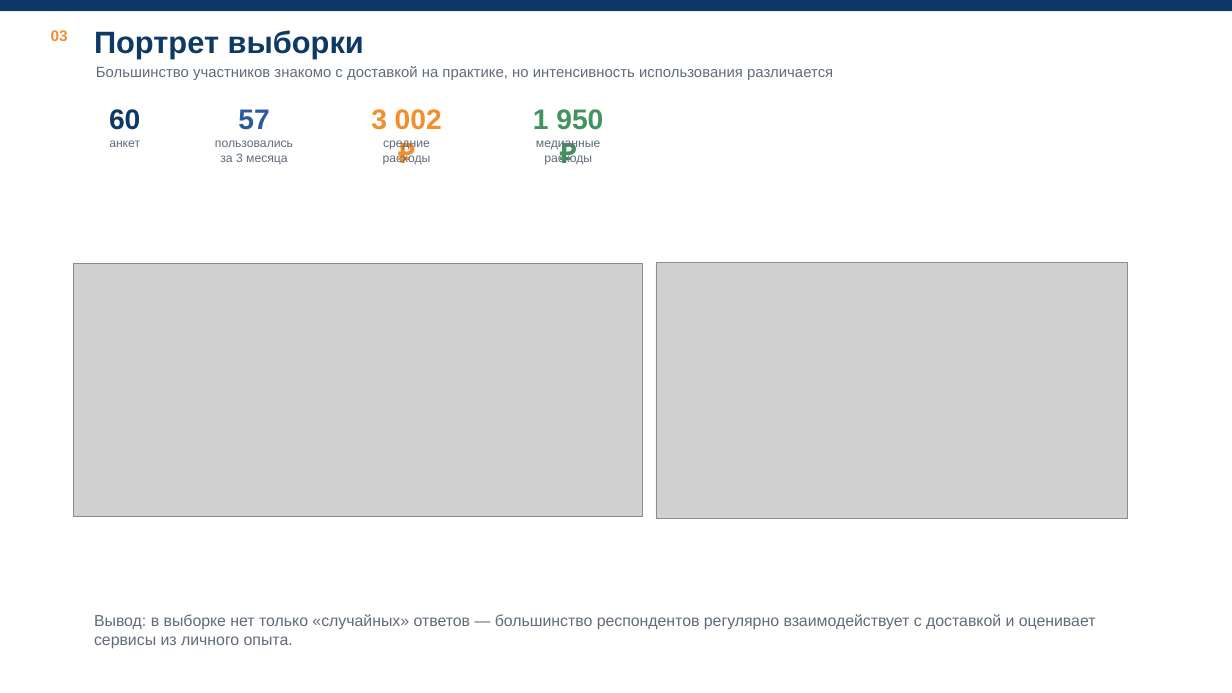
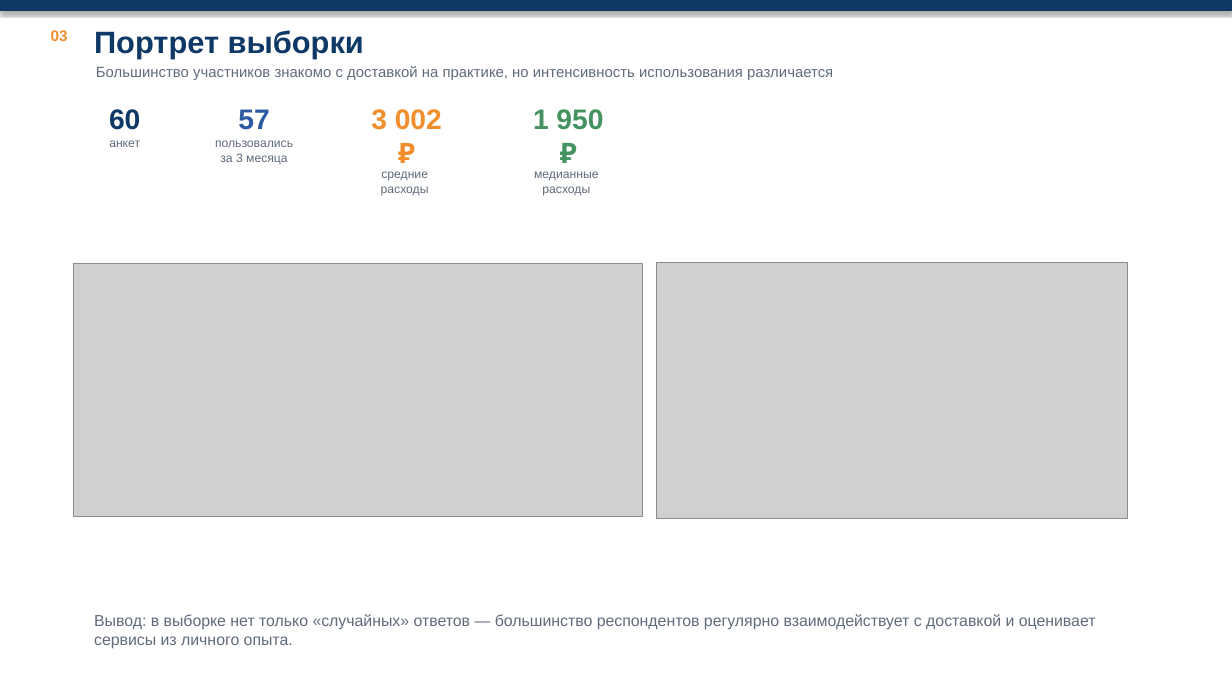
Before and after one commit to Echways/SPoI, a slide deck: slide 3 of lab-3/presentation/Presentation.pptx. Drawn at 1232x693 pixels with LibreOffice and Linux fonts; fonts in the diff are those of the drawing; grey boxes stand for pictures; background and template pictures are left out. Boxes give left, top, right and bottom in pixels: in the first picture for what was removed or moved away, otherwise in the second. Text is boxed around its words. In the diff, an @@ line names an element or a change of style, - is before the commit and + after.

```diff
--- a/lab-3/presentation/Presentation.pptx
+++ b/lab-3/presentation/Presentation.pptx
@@ rectangle at box(0, 0, 1232, 11): shadow on @@
@@ rectangle added at box(0, 0, 1232, 693), fill #FFFFFF @@
@@ text "средние расходы": place and size @@
-text "средние расходы" at box(383, 140, 431, 165)
+text "средние расходы" at box(381, 171, 429, 196)
@@ text "медианные расходы": place and size @@
-text "медианные расходы" at box(536, 140, 600, 165)
+text "медианные расходы" at box(534, 171, 598, 196)
```
Also in this commit, not shown: 9 other slides changed.
